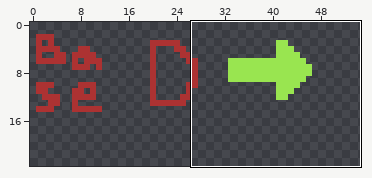
One commit to this pixel-art file: data/tilemap-general.aseprite. The first picture is a wide view before the edit; the outline marks the close-up.
Close-up. Before the commit:
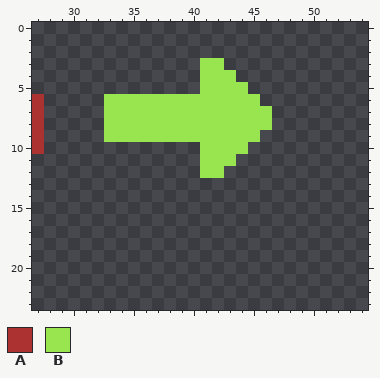
320x320 pixels, 1 frame. Shown: x 27..54, y 0..23. The wide view leaves out empty margins.
Palette (. is transparent): A #ac3232  B #99e550
Pixels before, first column x 27:
 3 ..............BB....
 4 ..............BBB...
 5 ..............BBBB..
 6 A.....BBBBBBBBBBBBB.
 7 A.....BBBBBBBBBBBBBB
 8 A.....BBBBBBBBBBBBBB
 9 A.....BBBBBBBBBBBBB.
10 A.............BBBB..
11 ..............BBB...
12 ..............BB....
And afterwards:
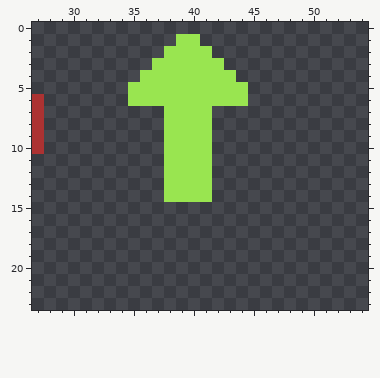
Diff:
Changed rows in their new state; - is an unchanged pixel.
first column x 33:
 1 ------BB------
 2 -----BBBB-----
 3 ----BBBB------
 4 ---BBBBB------
 5 --BBBBBB------
 6 ..----------.-
 7 .....----.....
 8 .....----.....
 9 .....----....-
10 -----BBB-...--
11 -----BBB-..---
12 -----BBB-.----
13 -----BBBB-----
14 -----BBBB-----
Where, in picture pixels (left, top, right, bottom), the same in both close-ups:
changed: (104, 34, 272, 202)
